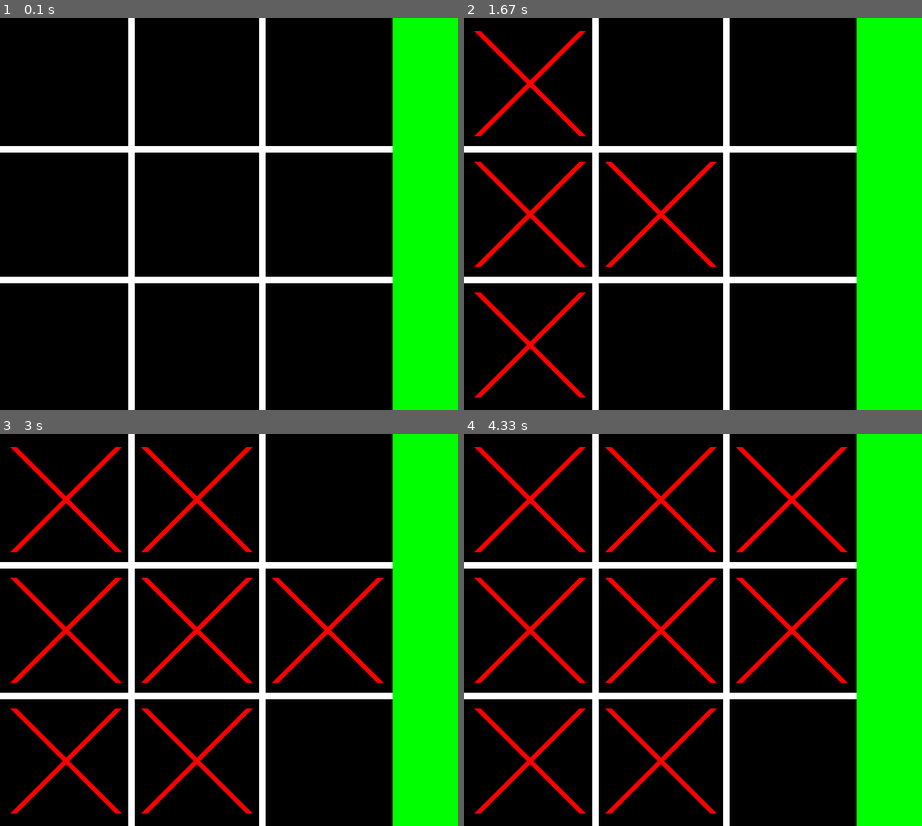
Above: before the commit, frames 1-4 (two rows, left to right).
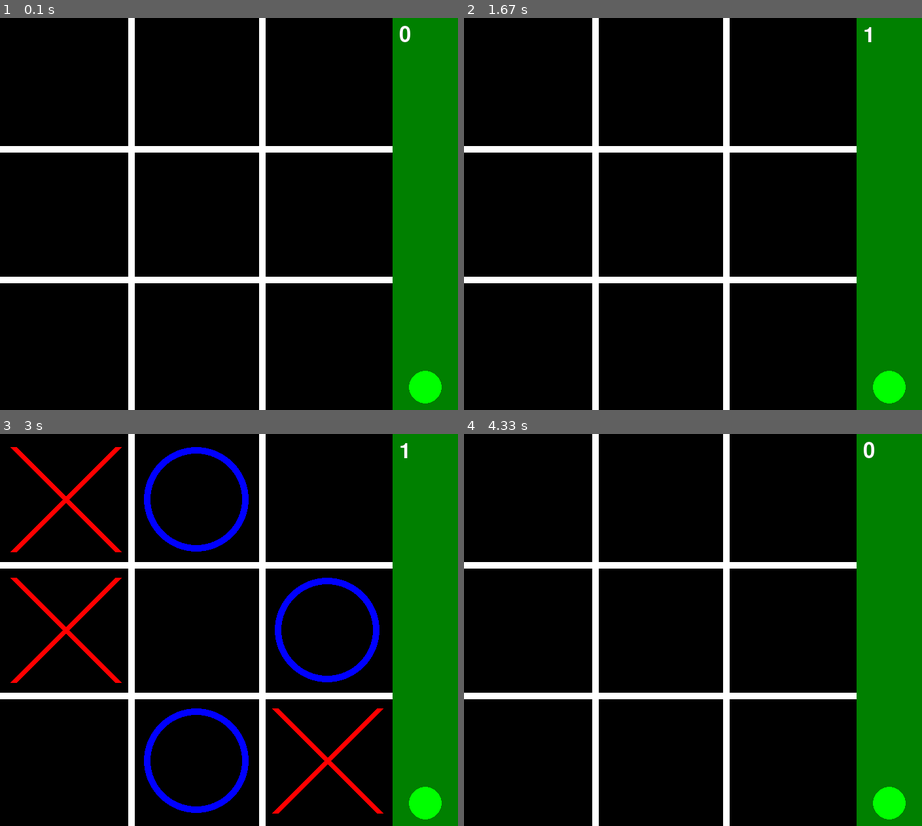
Above: after the commit, the same moments.

Repository: levipeppers/PyGameTicTacToe
Game: pygame game, started from main.py
The game is run twice, just before and just after one commit, with the same random seed, the same clock (stepped at 60 frames per second) and the same inputs.
Inputs (mouse positions are in pixels of both pictures, inside the frame that each line leads up to):
- Up to frame 1 (0.1 s): no input
- Up to frame 2 (1.67 s): click (693, 214) at 0.38 s; click (583, 217) at 0.72 s; click (551, 308) at 1.05 s; click (573, 68) at 1.38 s
- Up to frame 3 (3 s): click (238, 496) at 1.72 s; click (206, 731) at 2.05 s; click (403, 778) at 2.38 s; click (320, 598) at 2.72 s
- Up to frame 4 (4.33 s): click (789, 559) at 4.05 s

The runs differ from the first frame. In frame 1, 14% of the frame differs, in the area x 85-100%, y 0-100%; in frame 2, 17%; in frame 3, 21%, in the area x 2-100%, y 0-100%; in frame 4, 20%.

Commit message:
A lot
AI player HArdcore mode and A SCORE :D

Diff:
--- a/main.py
+++ b/main.py
@@ -1,5 +1,6 @@
 import pygame
 import sys
+import random
 
 # Initialize Pygame
 pygame.init()
@@ -9,7 +10,7 @@
 LINE_COLOR = (255, 255, 255)
 LINE_WIDTH = 10
 BAR_WIDTH = 100
-BAR_COLOR = (0, 255, 0)
+BAR_COLOR = (0, 128, 0)  # Darker green
 
 # Constants for X and O
 X_COLOR = (255, 0, 0)
@@ -19,9 +20,18 @@
 # Grid state
 grid = [[None, None, None], [None, None, None], [None, None, None]]
 
+# Points
+points = 0
+
+# Hardcore mode
+hardcore_mode = False
+
 # Set up the display
 screen = pygame.display.set_mode((WIDTH, HEIGHT))
 pygame.display.set_caption("Tic Tac Toe")
+
+# Font for displaying points
+font = pygame.font.SysFont(None, 48)
 
 def draw_grid():
     # Draw vertical lines
@@ -53,17 +63,72 @@
 
 def draw_bar():
     pygame.draw.rect(screen, BAR_COLOR, (WIDTH - BAR_WIDTH, 0, BAR_WIDTH, HEIGHT))
+    points_text = font.render(str(points), True, (255, 255, 255))
+    outline_color = (0, 0, 0) if points >= 0 else (255, 0, 0)
+    outline_text = font.render(str(points), True, outline_color)
+    screen.blit(outline_text, (WIDTH - BAR_WIDTH + 10, 10))
+    screen.blit(points_text, (WIDTH - BAR_WIDTH + 10, 10))
+    draw_hardcore_button()
+
+def draw_hardcore_button():
+    button_color = (0, 255, 0) if not hardcore_mode else (255, 255, 255)
+    pygame.draw.circle(screen, button_color, (WIDTH - BAR_WIDTH + 50, HEIGHT - 35), 25)
+    if hardcore_mode:
+        pygame.draw.polygon(screen, (0, 0, 0), [(WIDTH - BAR_WIDTH + 35, HEIGHT - 45), (WIDTH - BAR_WIDTH + 65, HEIGHT - 45), (WIDTH - BAR_WIDTH + 50, HEIGHT - 25)])
 
 def handle_click(pos):
+    global points, hardcore_mode
     if pos[0] < WIDTH - BAR_WIDTH:  # Ignore clicks on the bar
         row = pos[1] // CELL_SIZE
         col = pos[0] // CELL_SIZE
         if grid[row][col] is None:
-            grid[row][col] = 'X'
-        elif grid[row][col] == 'X':
             grid[row][col] = 'O'
-        else:
-            grid[row][col] = None
+            place_random_x()
+            if hardcore_mode:
+                place_random_x()
+            check_winner()
+    elif WIDTH - BAR_WIDTH + 25 <= pos[0] <= WIDTH - BAR_WIDTH + 75 and HEIGHT - 60 <= pos[1] <= HEIGHT - 10:
+        hardcore_mode = not hardcore_mode
+
+def place_random_x():
+    empty_cells = [(r, c) for r in range(3) for c in range(3) if grid[r][c] is None]
+    if empty_cells:
+        row, col = random.choice(empty_cells)
+        grid[row][col] = 'X'
+
+def check_winner():
+    global points
+    for row in range(3):
+        if grid[row][0] == grid[row][1] == grid[row][2] and grid[row][0] is not None:
+            update_points(grid[row][0])
+            reset_board()
+            return
+    for col in range(3):
+        if grid[0][col] == grid[1][col] == grid[2][col] and grid[0][col] is not None:
+            update_points(grid[0][col])
+            reset_board()
+            return
+    if grid[0][0] == grid[1][1] == grid[2][2] and grid[0][0] is not None:
+        update_points(grid[0][0])
+        reset_board()
+        return
+    if grid[0][2] == grid[1][1] == grid[2][0] and grid[0][2] is not None:
+        update_points(grid[0][2])
+        reset_board()
+        return
+    if all(grid[row][col] is not None for row in range(3) for col in range(3)):
+        reset_board()
+
+def update_points(winner):
+    global points
+    if winner == 'O':
+        points += 1
+    elif winner == 'X':
+        points -= 1
+
+def reset_board():
+    global grid
+    grid = [[None, None, None], [None, None, None], [None, None, None]]
 
 def main():
     # Main game loop
